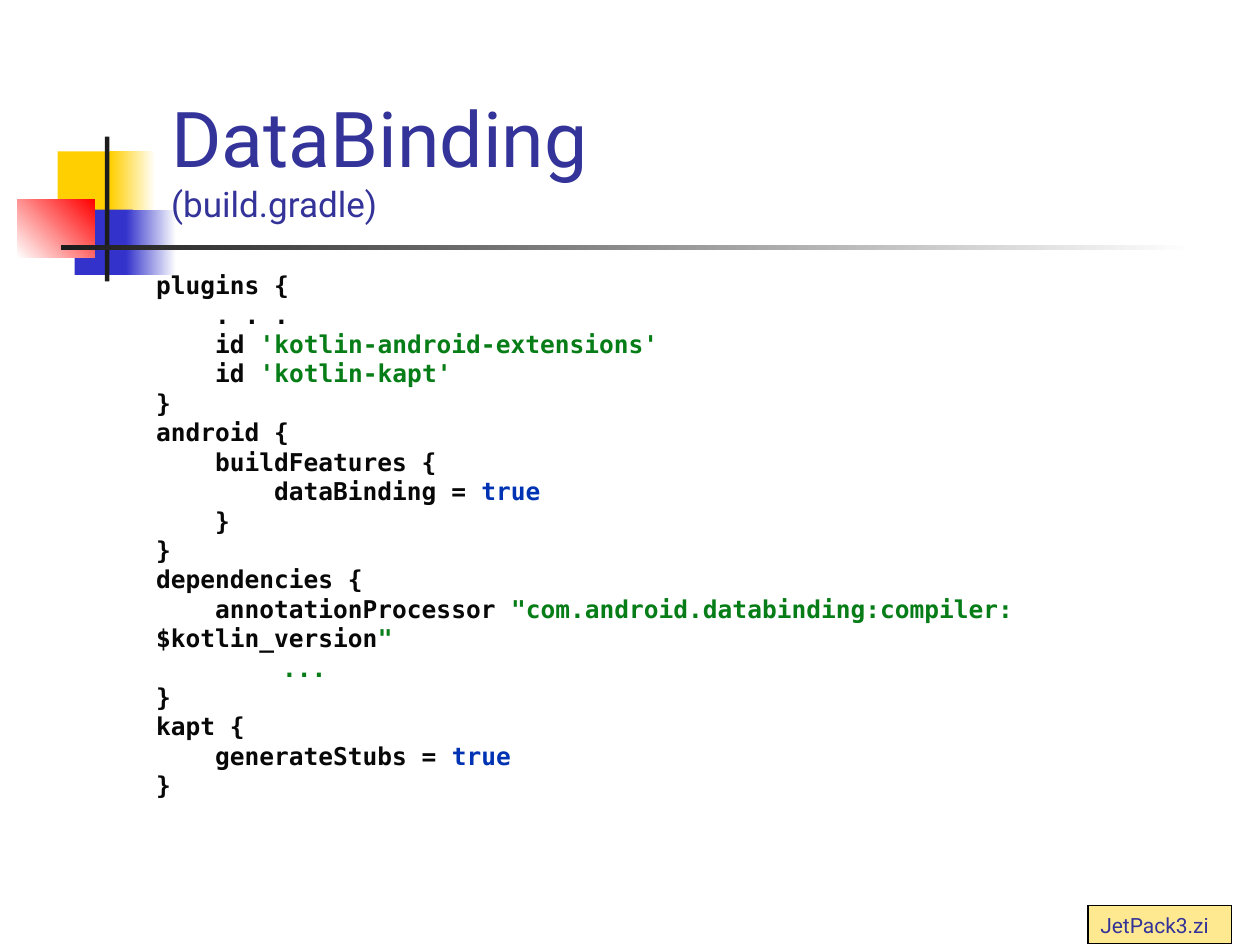
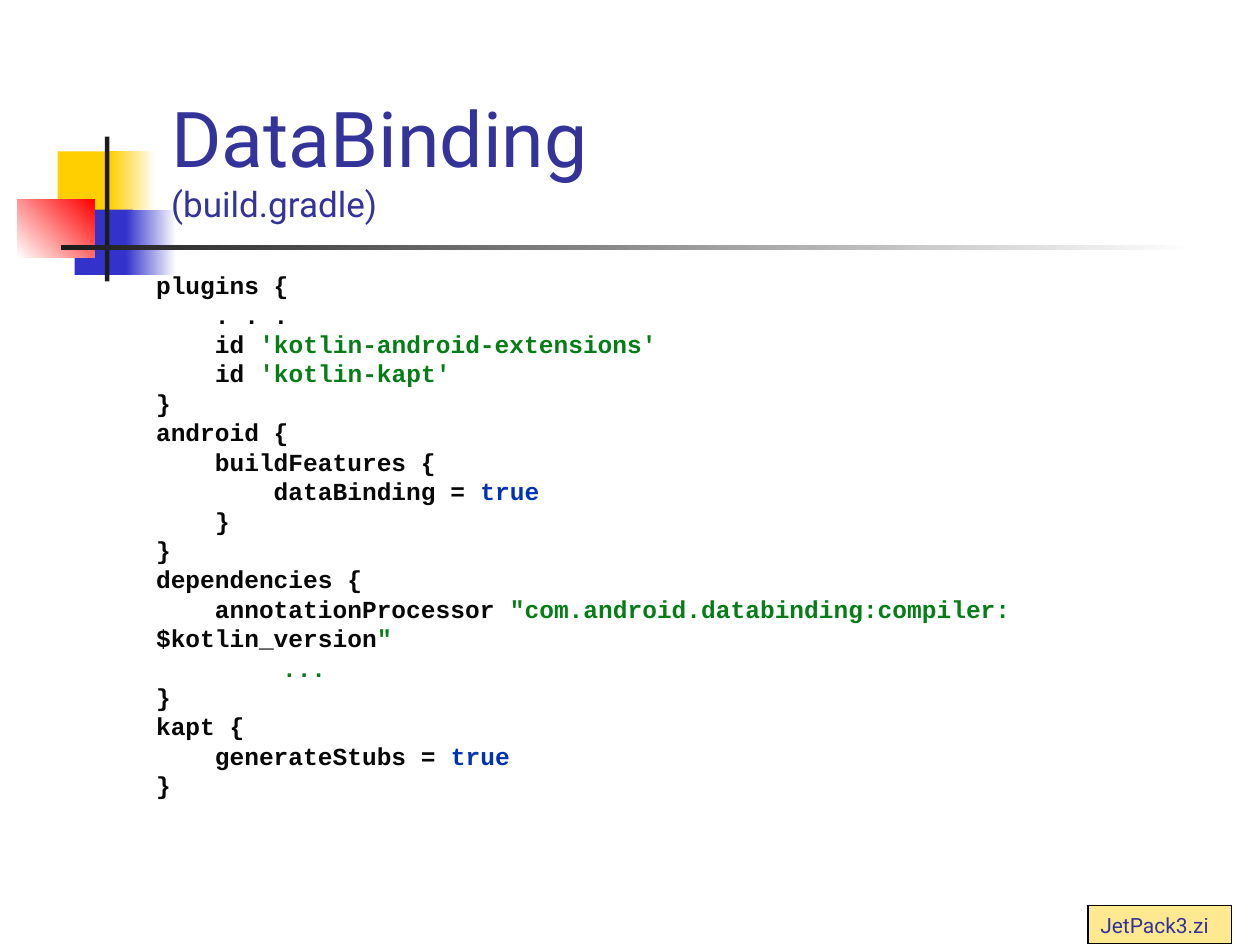
Before and after one commit to vmandro/Prednasky, a slide deck: slide 13 of 07/07_Android.ppt (slide 12 before the commit). Drawn at 1260x945 pixels with LibreOffice and Linux fonts; fonts in the diff are those of the drawing. Boxes give left, top, right and bottom in pixels: in the first picture for what was removed or moved away, otherwise in the second. Text is boxed around its words. In the diff, an @@ line names an element or a change of style, - is before the commit and + after.

```diff
--- a/07/07_Android.ppt
+++ b/07/07_Android.ppt
@@ text "plugins {" at bbox=[156, 276, 1010, 770]: font DejaVu Sans Mono to Courier New @@
```
Also in this commit, not shown: 15 other slides changed, 1 slide added, 4 other files.
